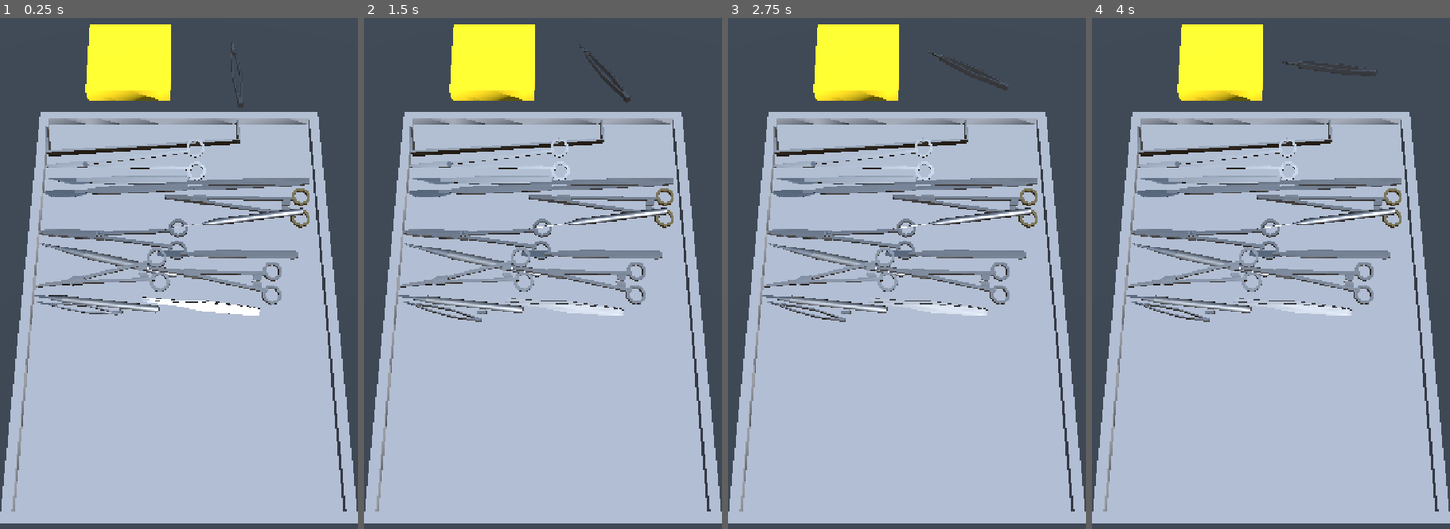
Above: before the commit, frames 1-4 (left to right).
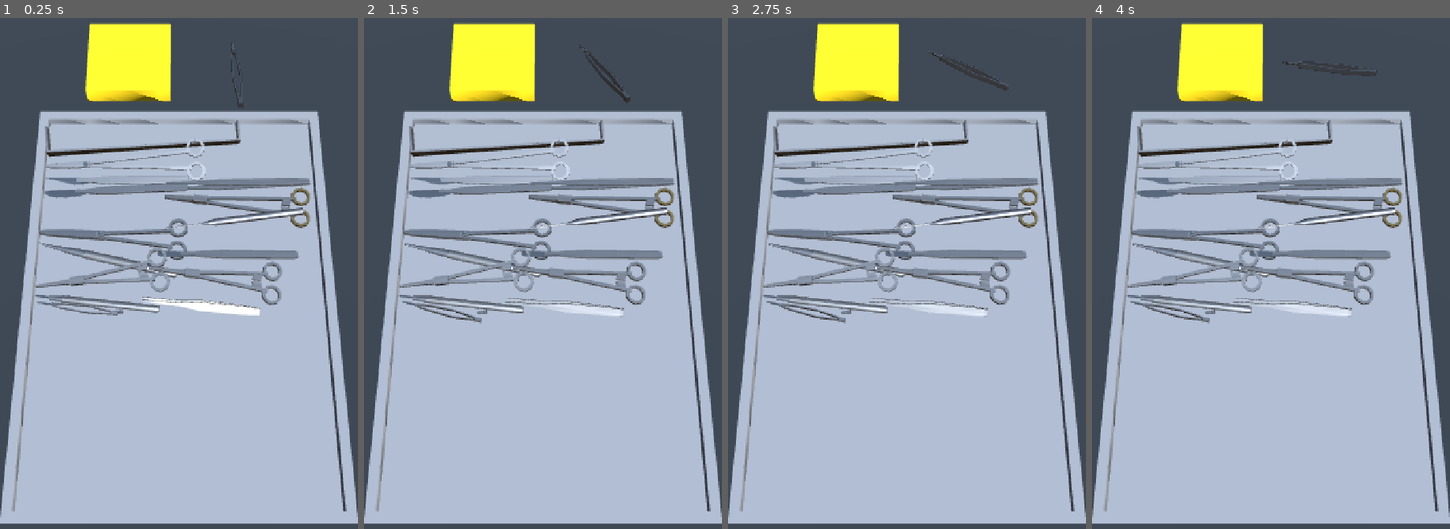
Above: after the commit, the same moments.

Repository: optimisticlucio/untitled-game-jam-game
Game: Godot game, scene res://test_scenes/grab_test.tscn
Two runs of this game, one before a commit and one after it. Both use one fixed random seed, a clock stepped at 60 frames per second and the inputs below.
Inputs (mouse positions are in pixels of both pictures, inside the frame that each line leads up to):
- Up to frame 1 (0.25 s): no input
- Up to frame 2 (1.5 s): tap Enter at 0.5 s; move the mouse to (621, 237) at 0.52 s; click (621, 237) at 0.67 s; drag from (471, 304) to (525, 396) at 1.27 s
- Up to frame 3 (2.75 s): move the mouse to (942, 130) at 2.02 s; click (942, 130) at 2.17 s
- Up to frame 4 (4 s): drag from (1253, 396) to (1163, 176) at 2.77 s; move the mouse to (1378, 365) at 3.52 s; click (1378, 365) at 3.67 s

The runs differ from the first frame. In frame 1, 4.6% of the frame differs, in the area x 0-100%, y 0-100%; in frame 2, 4.6%; in frame 3, 4.6%; in frame 4, 4.6%.

Commit message:
Enable 4x MSAA for 3D
Co-Authored-By: Claude Opus 5.5 <noreply@anthropic.com>

Diff:
--- a/project.godot
+++ b/project.godot
@@ -47,3 +47,4 @@
 rendering_device/driver.windows="d3d12"
 renderer/rendering_method="gl_compatibility"
 renderer/rendering_method.mobile="gl_compatibility"
+anti_aliasing/quality/msaa_3d=2
